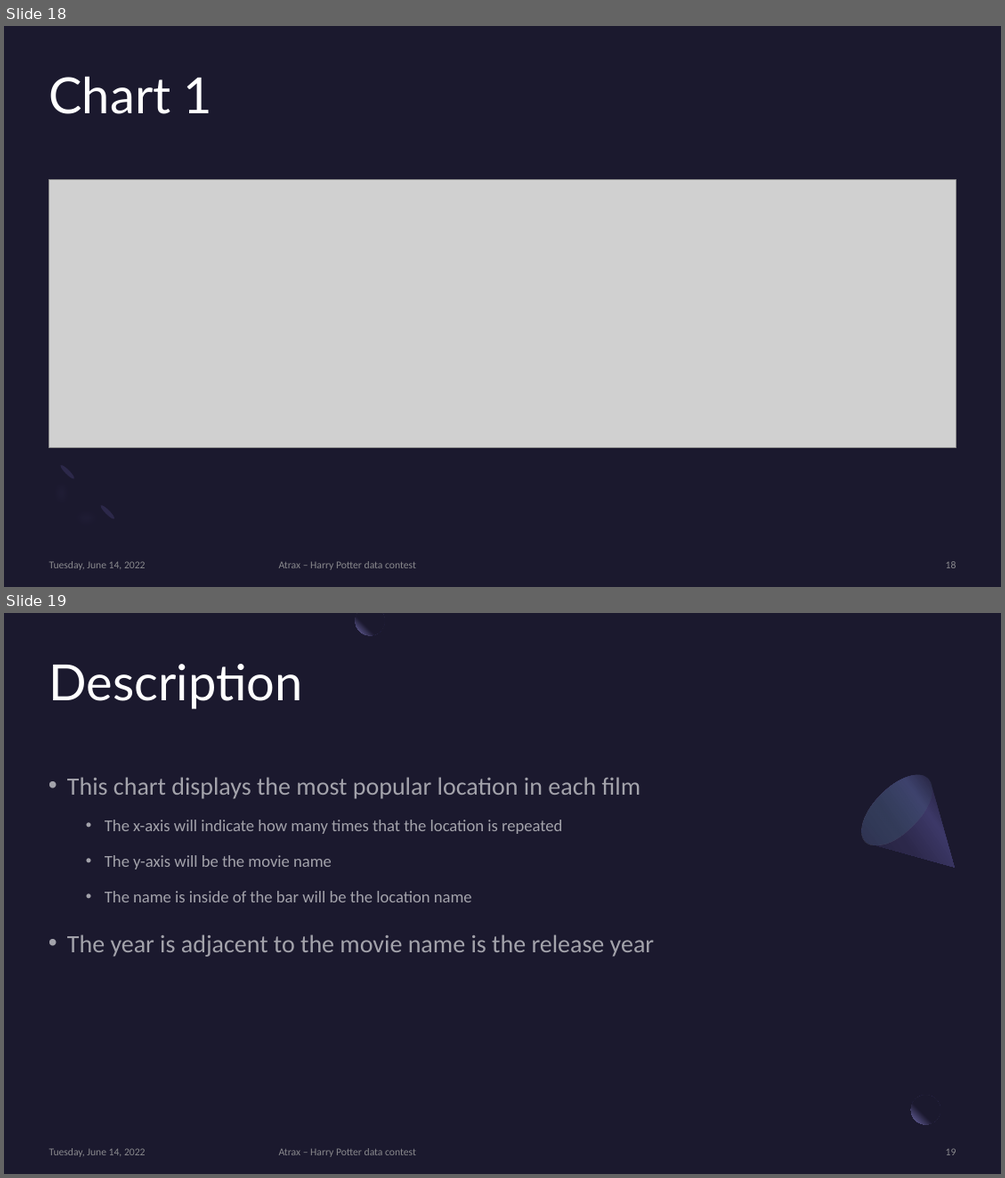
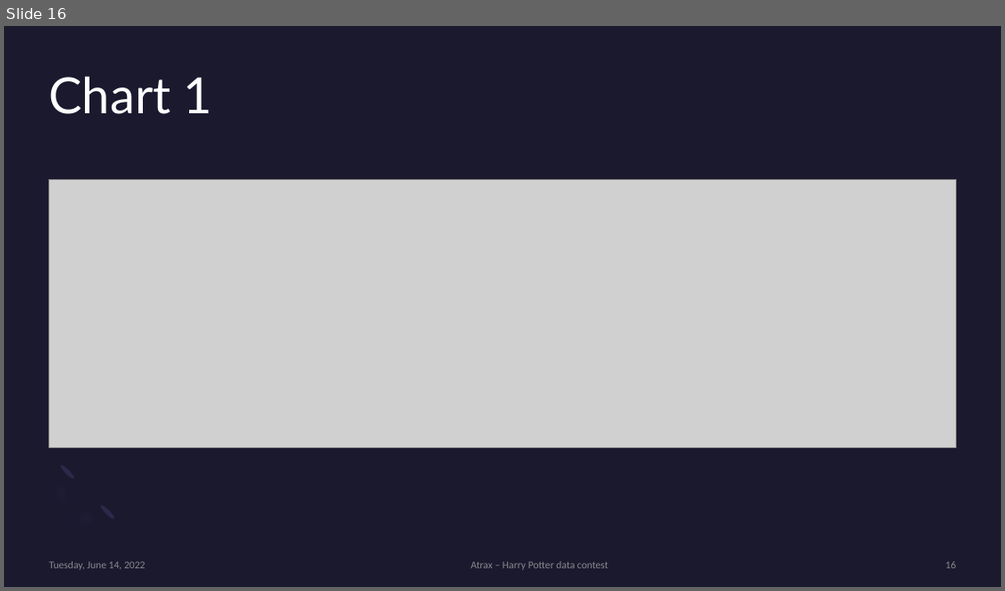
Before and after one commit to nhhphuoc1993/data_contest_harry_portter, a slide deck: The analysis of Harry Potter dataset.pptx. Shown one above the other, each under a label of ours: slides 18 and 19 before the commit, slide 16 after it. The pictures are 1005x1178 and 1005x591 pixels, drawn with LibreOffice and Linux fonts; fonts in the diff are those of the drawing; grey boxes stand for pictures. Boxes give left, top, right and bottom in pixels: in the first picture for what was removed or moved away, otherwise in the second. Text is boxed around its words. In the diff, an @@ line names an element or a change of style, - is before the commit and + after.

```diff
--- a/The analysis of Harry Potter dataset.pptx
+++ b/The analysis of Harry Potter dataset.pptx
@@ slide 19 removed at [4,613,1001,1174], background #1B192E @@
@@ freeform shape removed at [356,613,385,635] @@
@@ title removed at [49,664,303,709] @@
-Description
@@ freeform shape removed at [850,763,986,899] @@
@@ ellipse removed at [850,763,944,857] @@
@@ text removed at [67,777,654,957] @@
-• This chart displays the most popular location in each film
-  • The x-axis will indicate how many times that the location is repeated
-  • The y-axis will be the movie name
-  • The name is inside of the bar will be the location name
-• The year is adjacent to the movie name is the release year
@@ rectangle removed at [940,1089,971,1119] @@
@@ ellipse removed at [911,1095,940,1125] @@
@@ text removed at [49,1148,146,1157] @@
-Tuesday, June 14, 2022
@@ text removed at [279,1148,416,1157] @@
-Atrax – Harry Potter data contest
@@ page number removed at [946,1148,956,1155] @@
-19
@@ what was slide 18 is now slide 16 @@
@@ slide 16 changed as well @@
@@ text "Atrax – Harry Potter data ..." at [470,561,608,570]: alignment left to centre @@
```
Also in this commit, not shown: 24 other slides changed, 1 slide added, 4 other slides removed, 3 other files.
